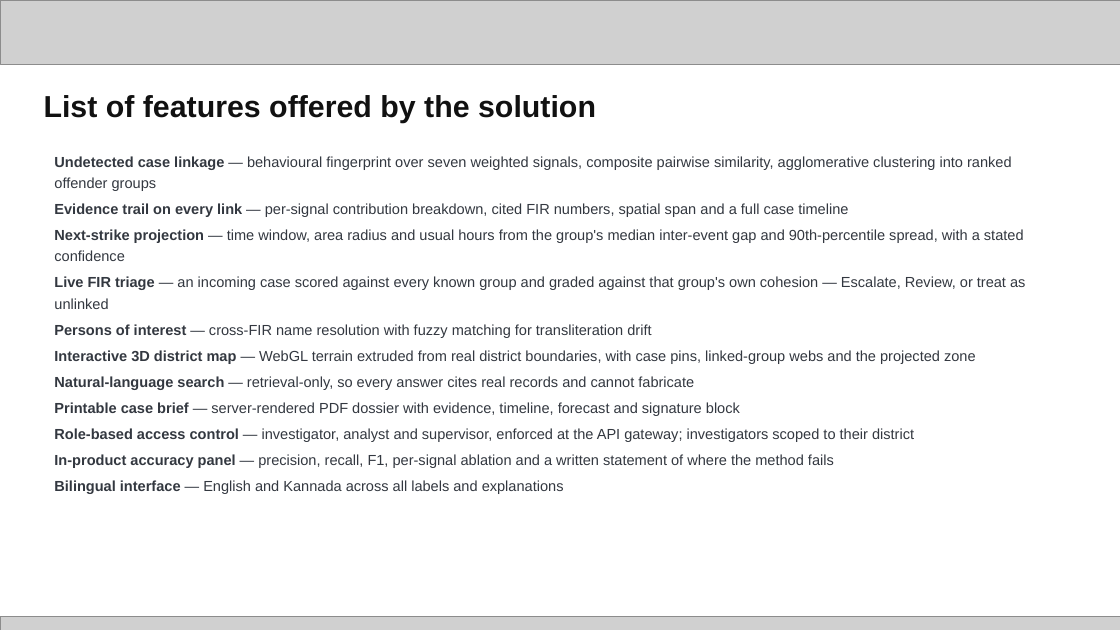
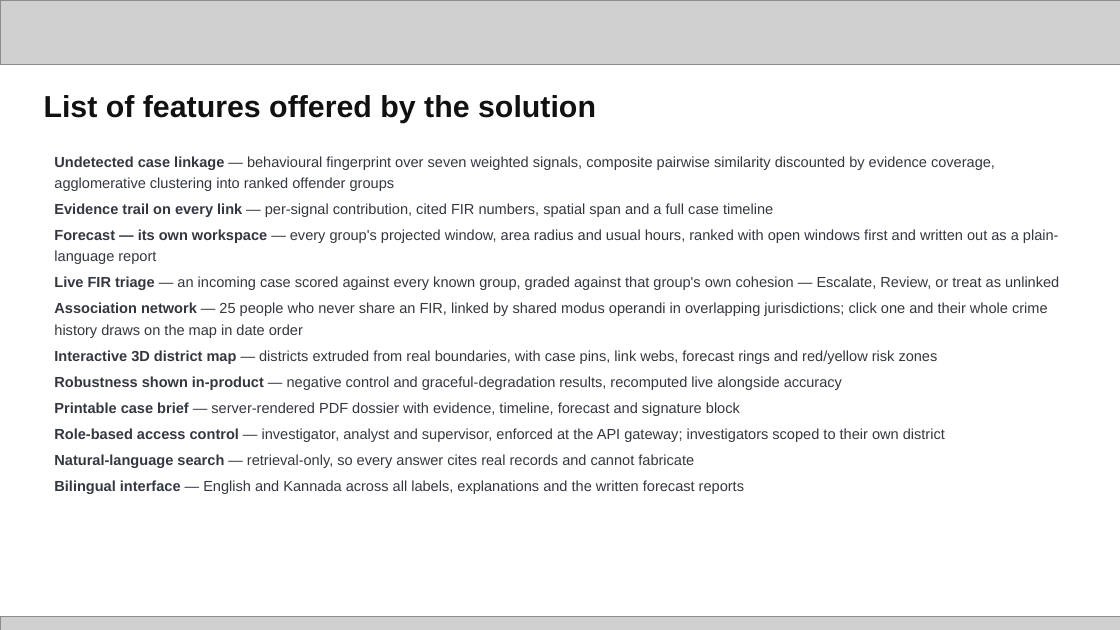
Before and after one commit to whysush/drishti-crimelink, a slide deck: slide 4 of docs/submission/Drishti_KSP_Datathon_2026_Prototype_Submission.pptx. Drawn at 1120x630 pixels with LibreOffice and Linux fonts; fonts in the diff are those of the drawing; grey boxes stand for pictures. Boxes give left, top, right and bottom in pixels: in the first picture for what was removed or moved away, otherwise in the second. Text is boxed around its words. In the diff, an @@ line names an element or a change of style, - is before the commit and + after.

```diff
--- a/docs/submission/Drishti_KSP_Datathon_2026_Prototype_Submission.pptx
+++ b/docs/submission/Drishti_KSP_Datathon_2026_Prototype_Submission.pptx
@@ text at [54,156,1059,442]: text changed @@
-Undetected case linkage — behavioural fingerprint over seven weighted signals, composite pairwise similarity, agglomerative clustering into ranked offender groups
-Evidence trail on every link — per-signal contribution breakdown, cited FIR numbers, spatial span and a full case timeline
-Next-strike projection — time window, area radius and usual hours from the group's median inter-event gap and 90th-percentile spread, with a stated confidence
-Live FIR triage — an incoming case scored against every known group and graded against that group's own cohesion — Escalate, Review, or treat as unlinked
-Persons of interest — cross-FIR name resolution with fuzzy matching for transliteration drift
-Interactive 3D district map — WebGL terrain extruded from real district boundaries, with case pins, linked-group webs and the projected zone
+Undetected case linkage — behavioural fingerprint over seven weighted signals, composite pairwise similarity discounted by evidence coverage, agglomerative clustering into ranked offender groups
+Evidence trail on every link — per-signal contribution, cited FIR numbers, spatial span and a full case timeline
+Forecast — its own workspace — every group's projected window, area radius and usual hours, ranked with open windows first and written out as a plain-language report
+Live FIR triage — an incoming case scored against every known group, graded against that group's own cohesion — Escalate, Review, or treat as unlinked
+Association network — 25 people who never share an FIR, linked by shared modus operandi in overlapping jurisdictions; click one and their whole crime history draws on the map in date order
+Interactive 3D district map — districts extruded from real boundaries, with case pins, link webs, forecast rings and red/yellow risk zones
+Robustness shown in-product — negative control and graceful-degradation results, recomputed live alongside accuracy
+Printable case brief — server-rendered PDF dossier with evidence, timeline, forecast and signature block
+Role-based access control — investigator, analyst and supervisor, enforced at the API gateway; investigators scoped to their own district
@@ text at [54,480,744,494]: text changed @@
-Printable case brief — server-rendered PDF dossier with evidence, timeline, forecast and signature block
-Role-based access control — investigator, analyst and supervisor, enforced at the API gateway; investigators scoped to their district
-In-product accuracy panel — precision, recall, F1, per-signal ablation and a written statement of where the method fails
-Bilingual interface — English and Kannada across all labels and explanations
+Bilingual interface — English and Kannada across all labels, explanations and the written forecast reports
```
Also in this commit, not shown: 11 other slides changed, 3 slides added, 1 slide removed, 2 other files.
